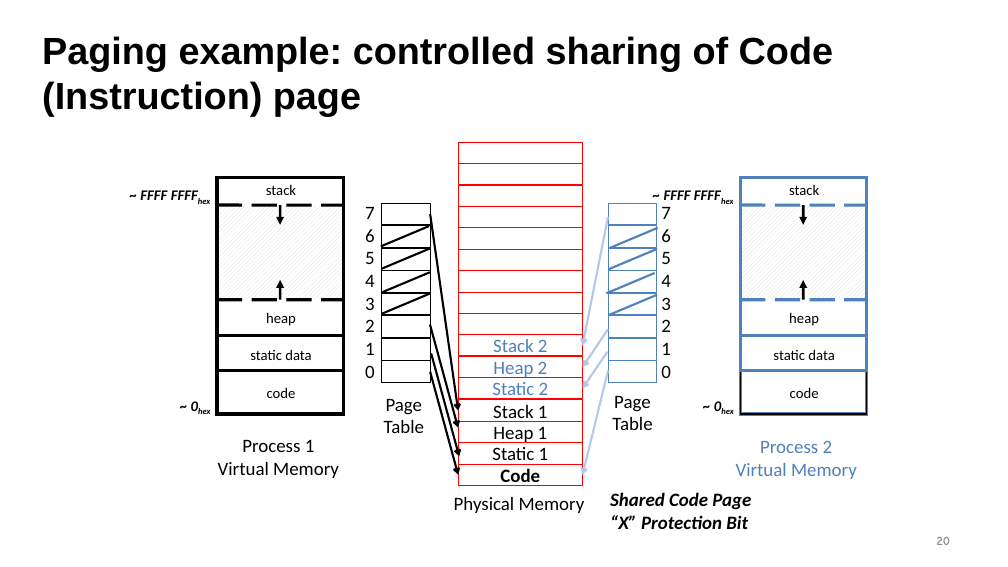
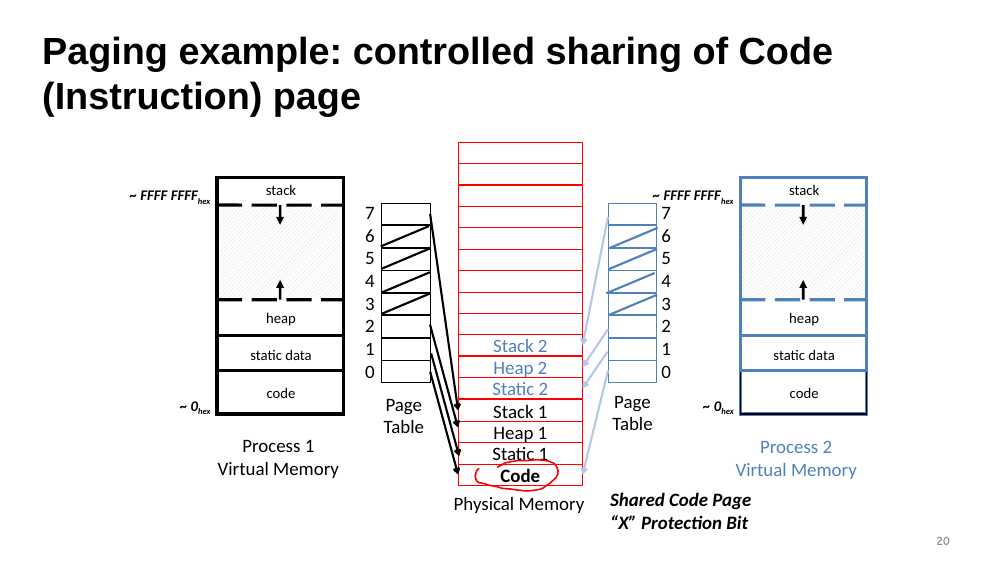
Before and after one commit to guhofstra/CSC256Fa25, a slide deck: slide 20 of PPTs/L7-Virtual Memory.pptx. Drawn at 1008x567 pixels with LibreOffice and Linux fonts; fonts in the diff are those of the drawing. Boxes give left, top, right and bottom in pixels: in the first picture for what was removed or moved away, otherwise in the second. Text is boxed around its words. In the diff, an @@ line names an element or a change of style, - is before the commit and + after.

```diff
--- a/PPTs/L7-Virtual Memory.pptx
+++ b/PPTs/L7-Virtual Memory.pptx
@@ freeform shape added at [475,460,558,491], outline #FF0000 1.5 pt @@
```
Also in this commit, not shown: 27 other slides changed, 6 slides added, 3 slides removed, 35 other files.
